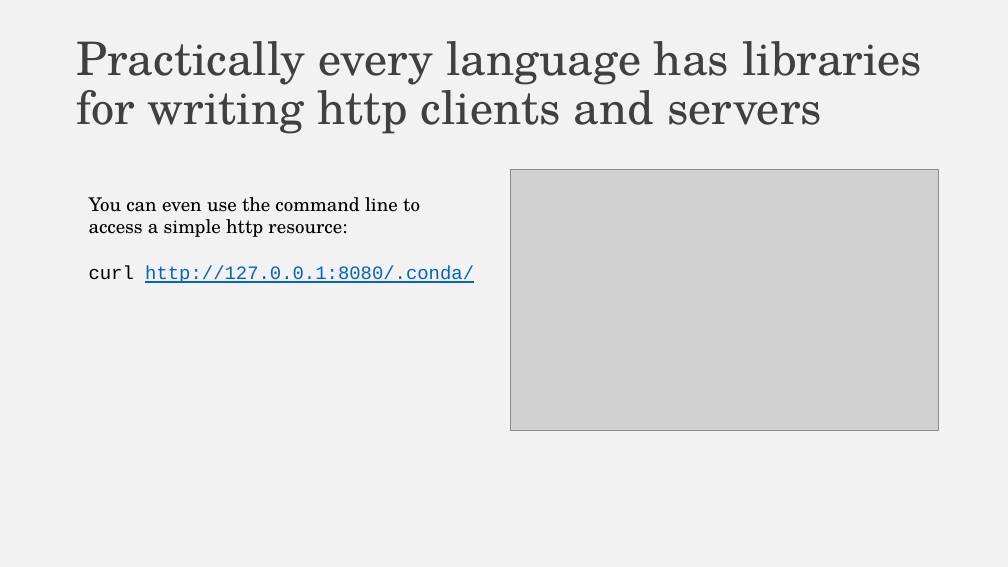
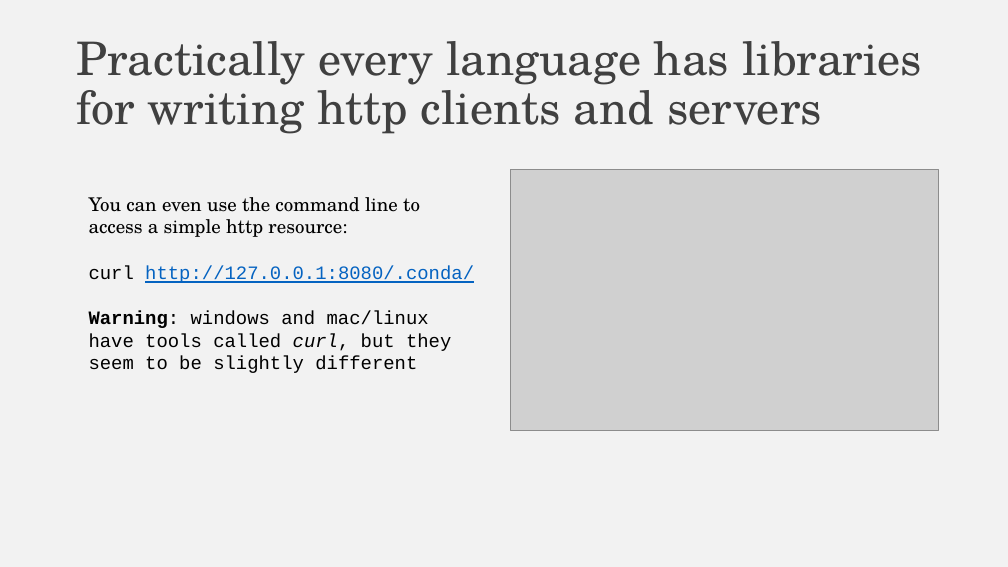
Before and after one commit to falconair/ProgrammingForAnalytics, a slide deck: slide 31 of lectures/075_web_under_the_hood/The web, under the hood.pptx (slide 29 before the commit). Drawn at 1008x567 pixels with LibreOffice and Linux fonts; fonts in the diff are those of the drawing; grey boxes stand for pictures. Boxes give left, top, right and bottom in pixels: in the first picture for what was removed or moved away, otherwise in the second. Text is boxed around its words. In the diff, an @@ line names an element or a change of style, - is before the commit and + after.

```diff
--- a/lectures/075_web_under_the_hood/The web, under the hood.pptx
+++ b/lectures/075_web_under_the_hood/The web, under the hood.pptx
@@ text at box(89, 311, 451, 373): paragraph added @@
+Warning: windows and mac/linux have tools called curl, but they seem to be slightly different
```
Also in this commit, not shown: 8 other slides changed, 7 slides added, 1 slide removed, 4 other files.
